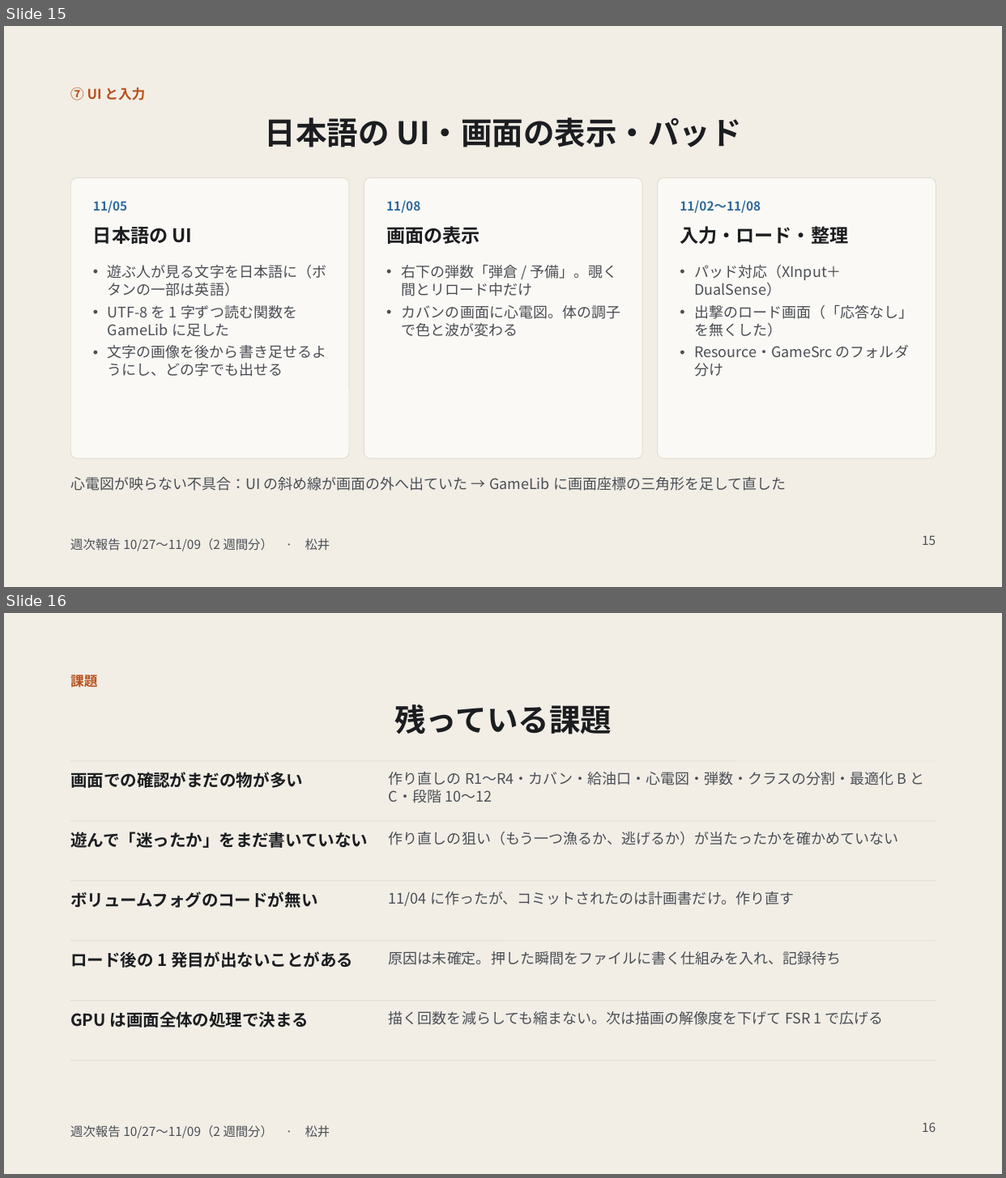
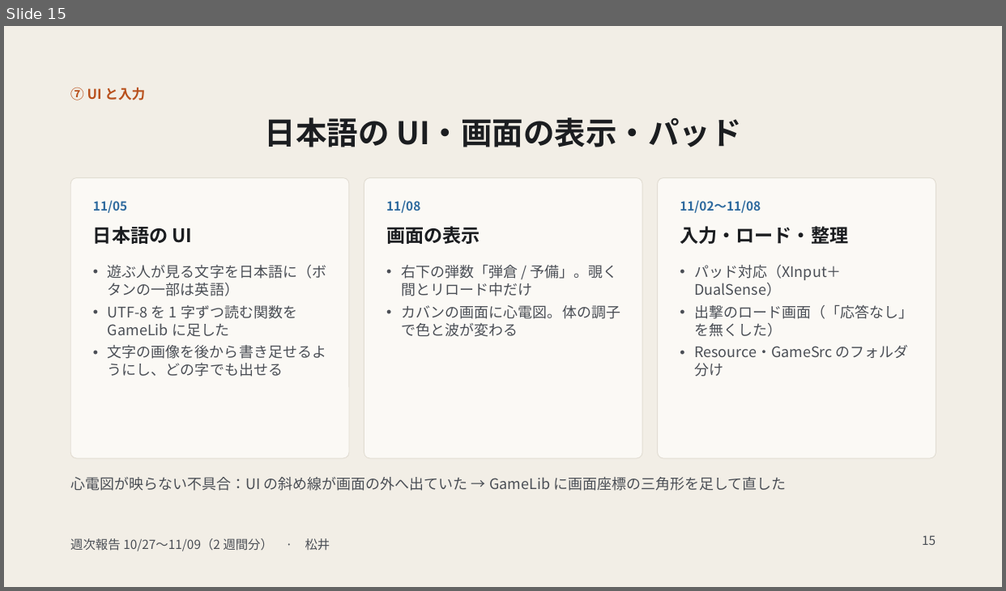
Before and after one commit to madoromi05/LastDrop, a slide deck: SummaryPlan/報告書/週次報告 10 27〜11 09.pptx. Shown one above the other, each under a label of ours: slides 15 and 16 before the commit, slide 15 after it. The pictures are 1006x1178 and 1006x591 pixels, drawn with LibreOffice and Linux fonts; fonts in the diff are those of the drawing. Boxes give left, top, right and bottom in pixels: in the first picture for what was removed or moved away, otherwise in the second. Text is boxed around its words. In the diff, an @@ line names an element or a change of style, - is before the commit and + after.

```diff
--- a/SummaryPlan/報告書/週次報告 10 27〜11 09.pptx
+++ b/SummaryPlan/報告書/週次報告 10 27〜11 09.pptx
@@ slide 16 removed at <box>4,613,1002,1174</box>, background #F2EEE6; not listed: 1 template element that a slide beside it also shows @@
@@ text removed at <box>70,672,97,690</box> @@
-課題
@@ title removed at <box>395,705,612,735</box> @@
-残っている課題
@@ line removed from (70, 761) to (936, 761) @@
@@ text removed at <box>70,772,303,788</box> @@
-画面での確認がまだの物が多い
@@ text removed at <box>389,772,925,803</box> @@
-作り直しの R1〜R4・カバン・給油口・心電図・弾数・クラスの分割・最適化 B と C・段階 10〜12
@@ line removed from (70, 821) to (936, 821) @@
@@ text removed at <box>70,832,368,848</box> @@
-遊んで「迷ったか」をまだ書いていない
@@ text removed at <box>389,832,898,845</box> @@
-作り直しの狙い（もう一つ漁るか、逃げるか）が当たったかを確かめていない
@@ line removed from (70, 881) to (936, 881) @@
@@ text removed at <box>70,892,317,908</box> @@
-ボリュームフォグのコードが無い
@@ text removed at <box>389,892,794,906</box> @@
-11/04 に作ったが、コミットされたのは計画書だけ。作り直す
@@ line removed from (70, 941) to (936, 941) @@
@@ text removed at <box>70,952,353,968</box> @@
-ロード後の 1 発目が出ないことがある
@@ text removed at <box>389,952,842,965</box> @@
-原因は未確定。押した瞬間をファイルに書く仕組みを入れ、記録待ち
@@ line removed from (70, 1001) to (936, 1001) @@
@@ text removed at <box>70,1012,309,1028</box> @@
-GPU は画面全体の処理で決まる
@@ text removed at <box>389,1012,884,1025</box> @@
-描く回数を減らしても縮まない。次は描画の解像度を下げて FSR 1 で広げる
@@ line removed from (70, 1061) to (936, 1061) @@
@@ page number removed at <box>922,1122,936,1132</box> @@
-16
```
Also in this commit, not shown: 7 slides changed, 3 slides added, 4 other slides removed, 1 other file.
